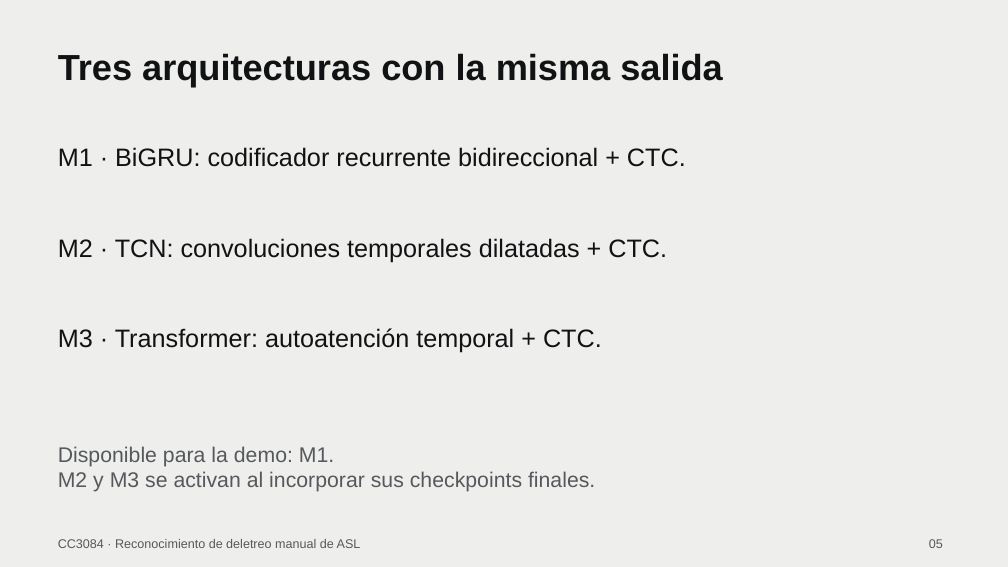
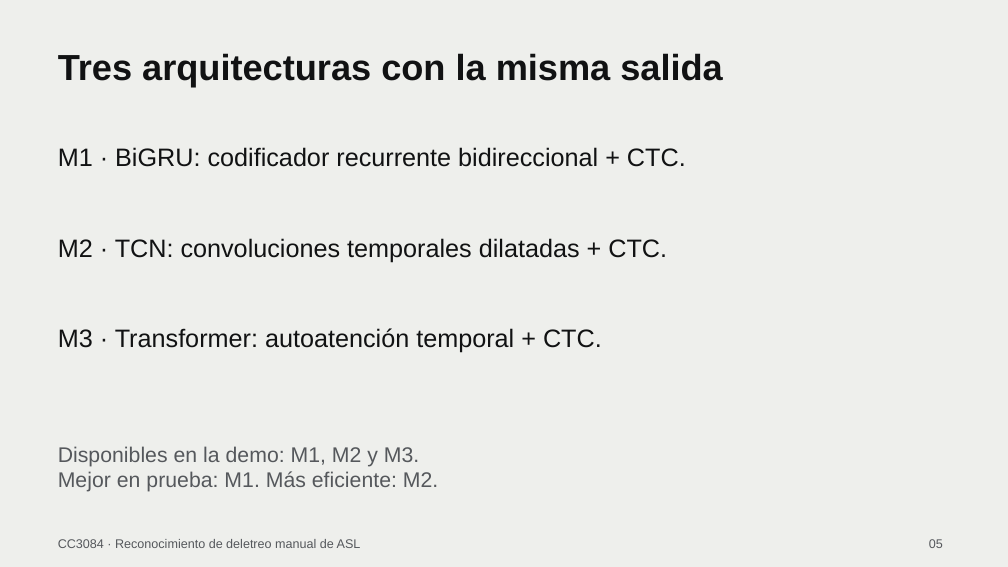
Before and after one commit to jcdiegolopez/DS-PR02, a slide deck: slide 5 of reports/presentacion/ASL_resultados.pptx. Drawn at 1008x567 pixels with LibreOffice and Linux fonts; fonts in the diff are those of the drawing. Boxes give left, top, right and bottom in pixels: in the first picture for what was removed or moved away, otherwise in the second. Text is boxed around its words. In the diff, an @@ line names an element or a change of style, - is before the commit and + after.

Commit message:
docs: actualizar presentacion con los resultados finales en test

```diff
--- a/reports/presentacion/ASL_resultados.pptx
+++ b/reports/presentacion/ASL_resultados.pptx
@@ text at box(58, 446, 438, 492): text changed @@
-Disponible para la demo: M1.
-M2 y M3 se activan al incorporar sus checkpoints finales.
+Disponibles en la demo: M1, M2 y M3.
+Mejor en prueba: M1. Más eficiente: M2.
```
Also in this commit, not shown: 2 other slides changed, 1 other file.
